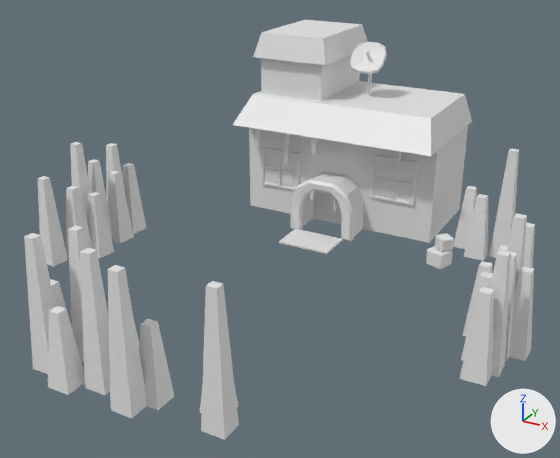
One commit to the Blender file 3d_models/placeholders/house_model.blend: the scene before it, then after it.
Before and after are seen from a camera (50 mm lens) standing at (17.8, -41.1, 18.4) and looking at (0.6, -9.8, 2.8). The axes (+X, +Y, +Z) are drawn at lower right. The lights are the same throughout. The older version comes first.

Before the edit, the objects in view are built like this:
```python
ob_cube_018 = bpy.data.objects.new('Cube.018', me_cube_024)
ob_cube_018.location = (11.61, -12.17, 0.94)
ob_cube_018.scale = (0.473, 0.532, 1.0)
ob_cube_019 = bpy.data.objects.new('Cube.019', me_cube_023)
ob_cube_019.location = (12.27, -11.34, 0.94)
ob_cube_019.scale = (0.449, 0.491, 1.0)
ob_cube_020 = bpy.data.objects.new('Cube.020', me_cube_025)
ob_cube_020.location = (11.96, -13.53, 0.94)
ob_cube_020.scale = (0.473, 0.532, 1.0)
ob_cube_021 = bpy.data.objects.new('Cube.021', me_cube_026)
ob_cube_021.location = (12.27, -12.7, 0.94)
ob_cube_021.scale = (0.449, 0.491, 1.0)
ob_cube_022 = bpy.data.objects.new('Cube.022', me_cube_027)
ob_cube_022.location = (11.61, -9.2, 0.94)
ob_cube_022.scale = (0.473, 0.532, 1.0)
ob_cube_023 = bpy.data.objects.new('Cube.023', me_cube_028)
ob_cube_023.location = (12.27, -7.97, 0.94)
ob_cube_023.scale = (0.449, 0.491, 1.0)
ob_cube_024 = bpy.data.objects.new('Cube.024', me_cube_029)
ob_cube_024.location = (11.07, -10.15, 0.94)
ob_cube_024.scale = (0.473, 0.532, 1.0)
ob_cube_025 = bpy.data.objects.new('Cube.025', me_cube_030)
ob_cube_025.location = (12.27, -10.27, 0.94)
ob_cube_025.scale = (0.449, 0.491, 1.0)
ob_cube_037 = bpy.data.objects.new('Cube.037', me_cube_037)
ob_cube_037.location = (8.72, -2.1, 0.94)
ob_cube_037.scale = (0.473, 0.532, 1.0)
# also in view: 'Cube.027' at (-10.0, -9.7, 1.9); 'Cube.038' at (9.8, -1.5, 3.0); 'Cube.029' at (-10.1, -8.3, 1.9); 'Cube.010' at (0.0, -1.1, 1.6); 'Cube' at (0.6, 0.7, 9.5)
```
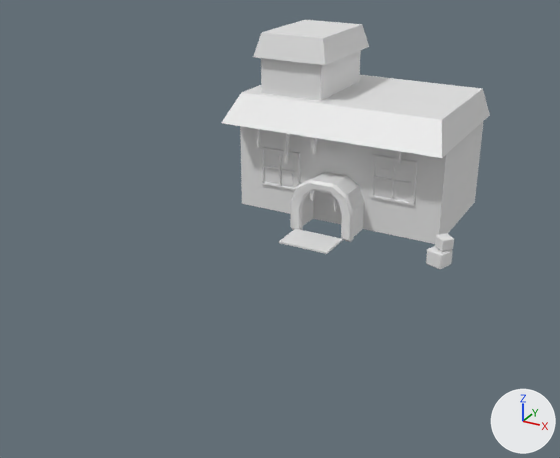
Not visible in the pictures: 'Cube.044'.

The change, as a diff of the scene's bpy script:
```diff
--- a/3d_models/placeholders/house_model.blend.py
+++ b/3d_models/placeholders/house_model.blend.py
@@ me_cube_002 @@
 # used by ob_cube_001; location = (-0.01, 0.49, 2.35); scale = (5.91, 2.39, 2.36)
-me_cube_002.from_pydata(...)  # 8 vertices, 6 faces; spans x -1.0..1.0, y -1.0..1.42, z -1.0..1.46
+me_cube_002.from_pydata(...)  # 8 vertices, 6 faces; spans x -1.11..1.09, y -1.0..2.09, z -1.0..1.46
+# me_cube_002 part 1: the whole mesh is scaled about its middle by (1.1, 1.28, 1), then moved by (-0.01, 0.33, 0.0)
@@ me_cube_003 @@
 # used by ob_cube_002; location = (-0.01, 0.23, 6.24); scale = (5.17, 2.73, 0.584)
-me_cube_003.from_pydata(...)  # 8 vertices, 6 faces; spans x -1.17..1.18, y -1.39..1.37, z -1.0..1.73
-me_cube_003.vertices[0].co = (-1.17, -1.39, -1.0)  # pixel (232, 124)
-me_cube_003.vertices[1].co = (-1.06, -0.87, 1.73)  # pixel (252, 94)
-me_cube_003.vertices[2].co = (-1.17, 1.37, -1.0)
-me_cube_003.vertices[3].co = (-1.06, 1.37, 1.73)
-me_cube_003.vertices[4].co = (1.18, -1.39, -1.0)  # pixel (431, 156)
-me_cube_003.vertices[5].co = (1.06, -0.87, 1.73)  # pixel (431, 118)
-me_cube_003.vertices[6].co = (1.18, 1.37, -1.0)  # pixel (472, 121)
-me_cube_003.vertices[7].co = (1.06, 1.37, 1.73)  # pixel (464, 93)
+me_cube_003.from_pydata(...)  # 8 vertices, 6 faces; spans x -1.32..1.29, y -1.39..2.03, z -1.0..1.73
+# me_cube_003 part 2
+me_cube_003.vertices[0].co = (-1.32, -1.39, -1.0)  # pixel (221, 123)
+me_cube_003.vertices[1].co = (-1.21, -0.87, 1.73)  # pixel (241, 92)
+me_cube_003.vertices[2].co = (-1.32, 2.03, -1.0)
+me_cube_003.vertices[3].co = (-1.21, 2.03, 1.73)
+me_cube_003.vertices[4].co = (1.29, -1.39, -1.0)  # pixel (441, 158)
+me_cube_003.vertices[5].co = (1.18, -0.87, 1.73)  # pixel (441, 119)
+me_cube_003.vertices[6].co = (1.29, 2.03, -1.0)  # pixel (489, 115)
+me_cube_003.vertices[7].co = (1.18, 2.03, 1.73)  # pixel (482, 88)
@@ ob_cube_018 @@
-ob_cube_018 = bpy.data.objects.new('Cube.018', me_cube_024)
@@ ob_cube_019 @@
-ob_cube_019 = bpy.data.objects.new('Cube.019', me_cube_023)
@@ ob_cube_020 @@
-ob_cube_020 = bpy.data.objects.new('Cube.020', me_cube_025)
@@ ob_cube_021 @@
-ob_cube_021 = bpy.data.objects.new('Cube.021', me_cube_026)
@@ ob_cube_022 @@
-ob_cube_022 = bpy.data.objects.new('Cube.022', me_cube_027)
@@ ob_cube_023 @@
-ob_cube_023 = bpy.data.objects.new('Cube.023', me_cube_028)
@@ ob_cube_024 @@
-ob_cube_024 = bpy.data.objects.new('Cube.024', me_cube_029)
@@ ob_cube_025 @@
-ob_cube_025 = bpy.data.objects.new('Cube.025', me_cube_030)
@@ ob_cube_026 @@
-ob_cube_026 = bpy.data.objects.new('Cube.026', me_cube_031)
@@ ob_cube_027 @@
-ob_cube_027 = bpy.data.objects.new('Cube.027', me_cube_001)
@@ ob_cube_028 @@
-ob_cube_028 = bpy.data.objects.new('Cube.028', me_cube_005)
@@ ob_cube_029 @@
-ob_cube_029 = bpy.data.objects.new('Cube.029', me_cube_009)
@@ ob_cube_030 @@
-ob_cube_030 = bpy.data.objects.new('Cube.030', me_cube_014)
@@ ob_cube_031 @@
-ob_cube_031 = bpy.data.objects.new('Cube.031', me_cube_015)
@@ ob_cube_032 @@
-ob_cube_032 = bpy.data.objects.new('Cube.032', me_cube_032)
@@ ob_cube_033 @@
-ob_cube_033 = bpy.data.objects.new('Cube.033', me_cube_033)
@@ ob_cube_034 @@
-ob_cube_034 = bpy.data.objects.new('Cube.034', me_cube_034)
@@ ob_cube_036 @@
-ob_cube_036 = bpy.data.objects.new('Cube.036', me_cube_036)
@@ ob_cube_037 @@
-ob_cube_037 = bpy.data.objects.new('Cube.037', me_cube_037)
@@ ob_cube_038 @@
-ob_cube_038 = bpy.data.objects.new('Cube.038', me_cube_038)
@@ ob_cube_039 @@
-ob_cube_039 = bpy.data.objects.new('Cube.039', me_cube_039)
@@ ob_cube_040 @@
-ob_cube_040 = bpy.data.objects.new('Cube.040', me_cube_040)
@@ ob_cube @@
-ob_cube = bpy.data.objects.new('Cube', me_cube)
@@ ob_cube_044 @@
-ob_cube_044 = bpy.data.objects.new('Cube.044', me_cube_044)
@@ ob_cube_045 @@
-ob_cube_045 = bpy.data.objects.new('Cube.045', me_cube_045)
```

Boxes (x1, y1, x2, y2) around the edits, measured in the pictures (560 x 458 px):
'Cube.039', deleted
    before: (24, 225, 239, 440)
'Cube.001', moved, rescaled (11% wider)
    before: (249, 125, 468, 243)
    after: (240, 121, 484, 244)
'Cube.002', reshaped (12% wider, 11% taller)
    before: (233, 81, 472, 156)
    after: (221, 75, 490, 158)
'Cube.040', deleted
    before: (48, 279, 238, 413)
'Cube.020', deleted
    before: (459, 287, 494, 386)
'Cube.021', deleted
    before: (490, 250, 511, 377)
'Cube.026', deleted
    before: (509, 266, 534, 361)
'Cube.032', deleted
    before: (38, 176, 68, 266)
'Cube.038', deleted
    before: (489, 149, 519, 258)
'Cube.027', deleted
    before: (108, 171, 134, 243)
'Cube.037', deleted
    before: (464, 194, 489, 261)
'Cube.033', deleted
    before: (87, 192, 114, 258)
'Cube.029', deleted
    before: (122, 163, 146, 234)
'Cube', deleted
    before: (350, 42, 387, 74)
'Cube.031', deleted
    before: (66, 186, 92, 258)
'Cube.034', deleted
    before: (70, 142, 91, 220)
'Cube.036', deleted
    before: (453, 186, 477, 249)
'Cube.025', deleted
    before: (507, 213, 527, 290)
'Cube.028', deleted
    before: (88, 159, 112, 240)
'Cube.019', deleted
    before: (505, 251, 517, 361)
'Cube.030', deleted
    before: (106, 143, 127, 203)
'Cube.023', deleted
    before: (523, 223, 535, 268)
'Cube.018', deleted
    before: (461, 271, 493, 361)
'Cube.024', deleted
    before: (463, 261, 492, 336)
'Cube.022', deleted (mostly hidden)
    before: (493, 245, 508, 271)
